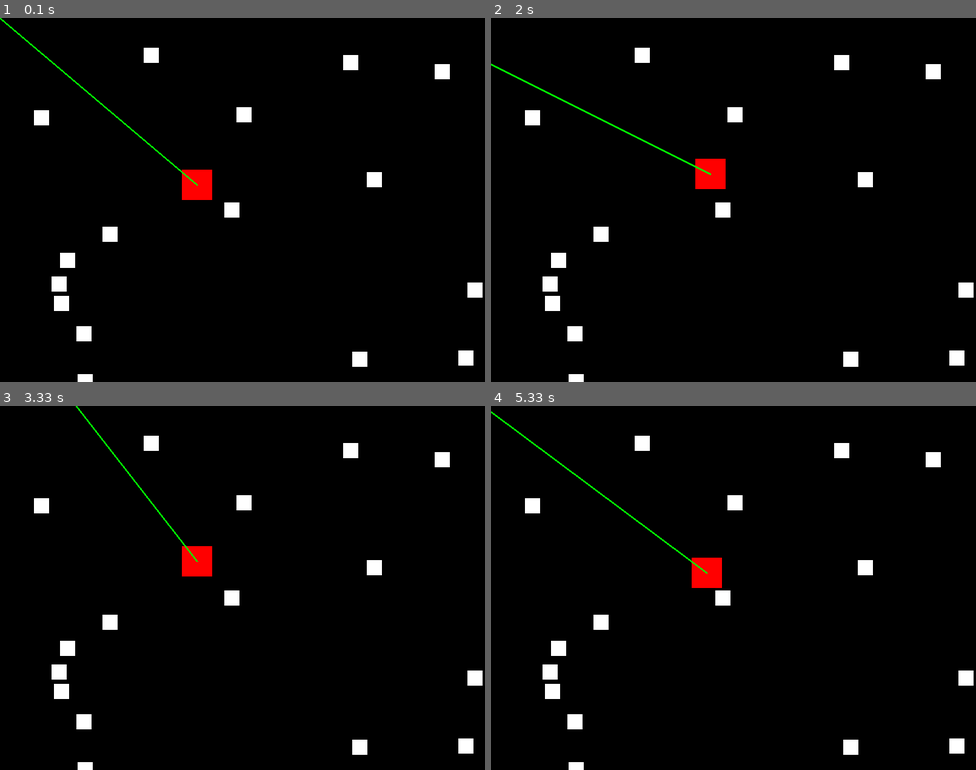
Above: before the commit, frames 1-4 (two rows, left to right).
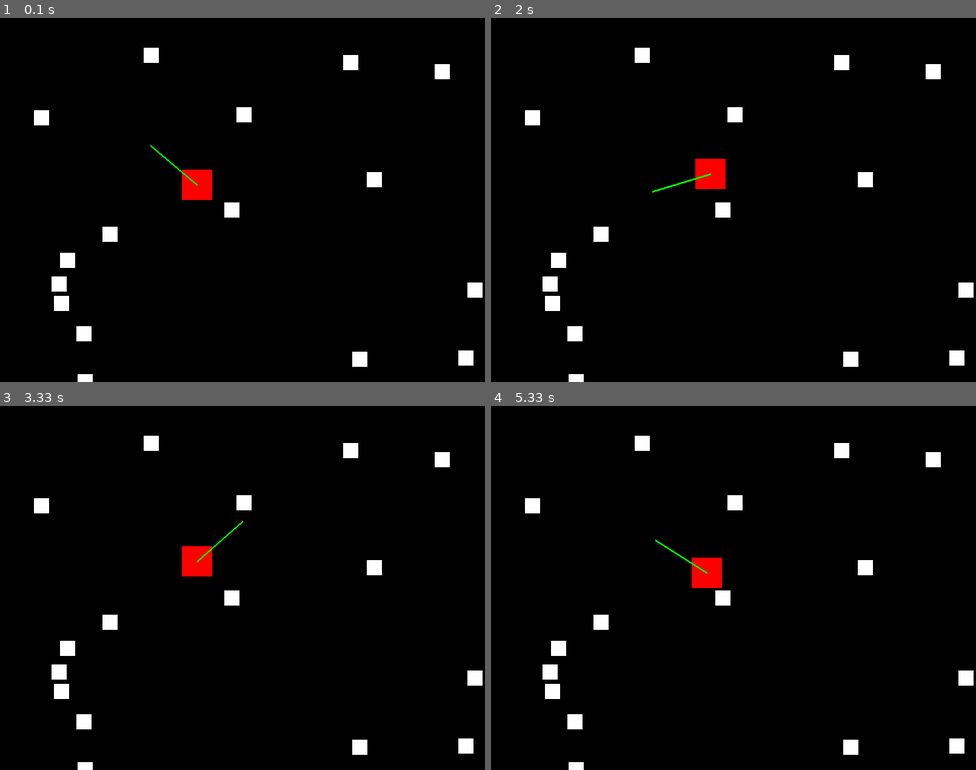
Above: after the commit, the same moments.

Repository: EricVHezewijk/Pygame
Game: pygame game, started from main.py
Same seed, same stepped clock (60 frames per second), same inputs: the game is played once before the commit and once after it.
Inputs (mouse positions are in pixels of both pictures, inside the frame that each line leads up to):
- Up to frame 1 (0.1 s): no input
- Up to frame 2 (2 s): hold D 0.33-0.8 s; move the mouse to (714, 214) at 0.37 s; hold W 0.83-1.13 s; move the mouse to (888, 189) at 0.87 s; hold D 1.17-1.63 s; move the mouse to (733, 221) at 1.2 s; hold A from 1.67 s (still down); move the mouse to (617, 203) at 1.7 s
- Up to frame 3 (3.33 s): release A at 2.2 s; hold S 2.23-2.53 s; move the mouse to (291, 668) at 2.27 s; hold A 2.57-2.97 s; move the mouse to (92, 675) at 2.6 s; hold W from 3 s (still down); move the mouse to (315, 460) at 3.03 s
- Up to frame 4 (5.33 s): release W at 3.37 s; hold D 3.4-4.03 s; move the mouse to (912, 715) at 3.43 s; hold S 4.07-4.43 s; move the mouse to (791, 620) at 4.1 s; hold A 4.47-4.93 s; move the mouse to (743, 464) at 4.5 s; hold D from 4.97 s (still down); move the mouse to (617, 515) at 5 s

The runs differ from the first frame. In frame 1, 0.2% of the frame differs, in the area x 0-38%, y 0-43%; in frame 2, 0.3%, in the area x 0-46%, y 12-48%; in frame 3, 0.2%; in frame 4, 0.3%.

Commit message:
fixed aim line projection and renamed file since it was causing errors

Diff:
--- a/pygame.py
+++ b/main.py
@@ -50,7 +50,6 @@
     # draw in aim line
     start_pos = player.center
     mouse_pos = pygame.mouse.get_pos()
-    print(mouse_pos)
 
     dx = mouse_pos[0] - start_pos[0]
     dy = mouse_pos[1] - start_pos[1]
@@ -58,12 +57,11 @@
 
     if distance > MAX_AIM_LENGTH:
         scale = MAX_AIM_LENGTH / distance
-        end_pos = (dx * scale, dy*scale)
+        end_pos = (start_pos[0] + dx * scale, start_pos[1] + dy*scale)
     else:
         end_pos = mouse_pos
 
     pygame.draw.line(screen, AIM_COLOR, start_pos, end_pos, width=AIM_WIDTH)
-
 
     # handle player movements
     key = pygame.key.get_pressed()
